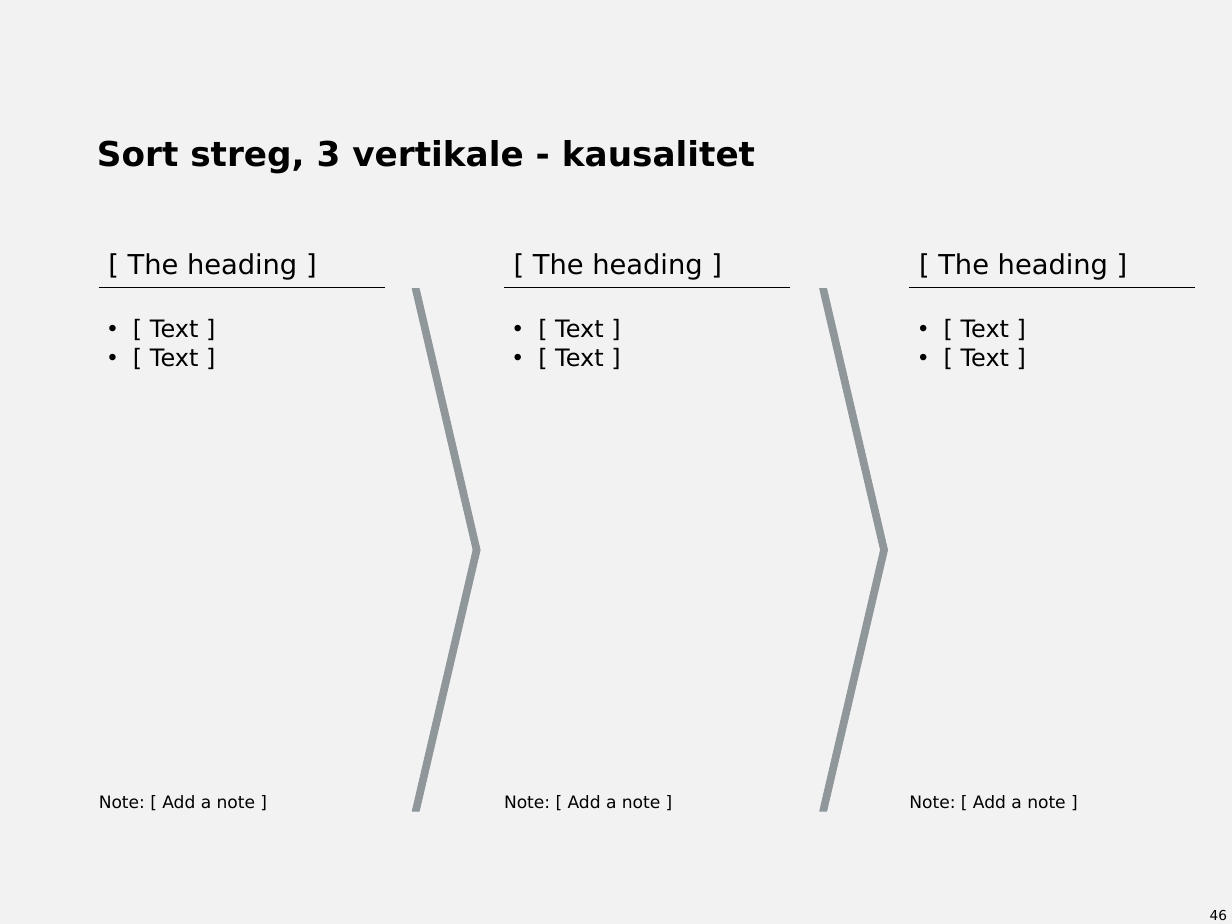
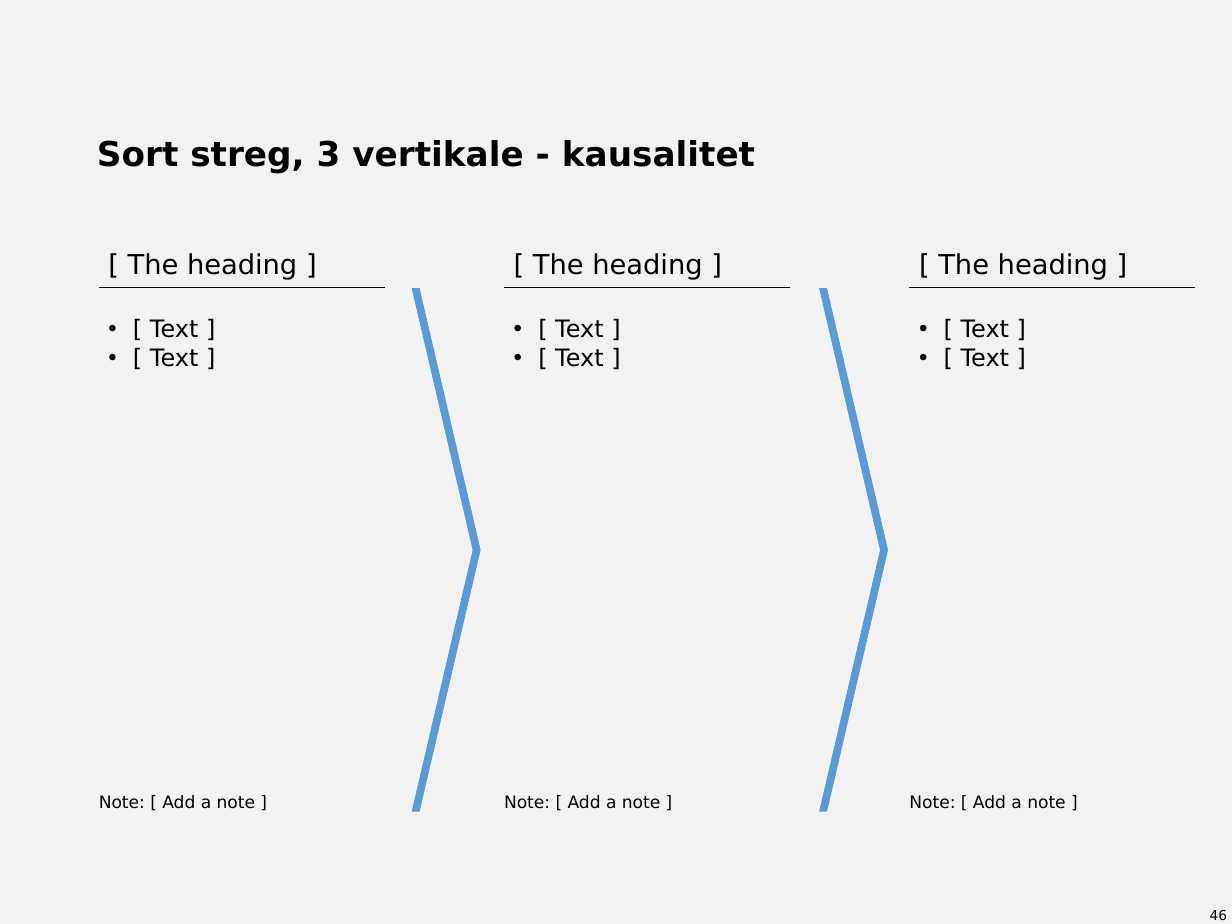
Before and after one commit to dannbleeker/SSF-Slide-Elements, a slide deck: slide 46 of template/library-4x3.pptx. Drawn at 1232x924 pixels with LibreOffice and Linux fonts; fonts in the diff are those of the drawing. Boxes give left, top, right and bottom in pixels: in the first picture for what was removed or moved away, otherwise in the second. Text is boxed around its words. In the diff, an @@ line names an element or a change of style, - is before the commit and + after.

```diff
--- a/template/library-4x3.pptx
+++ b/template/library-4x3.pptx
@@ chevron at <box>413,288,480,811</box>: fill #90979B to #5B9BD5; outline #90979B 0.5 pt to #5B9BD5 0.5 pt @@
@@ chevron at <box>819,288,887,811</box>: fill #90979B to #5B9BD5; outline #90979B 0.5 pt to #5B9BD5 0.5 pt @@
```
Also in this commit, not shown: 25 other slides changed, 13 other files.
